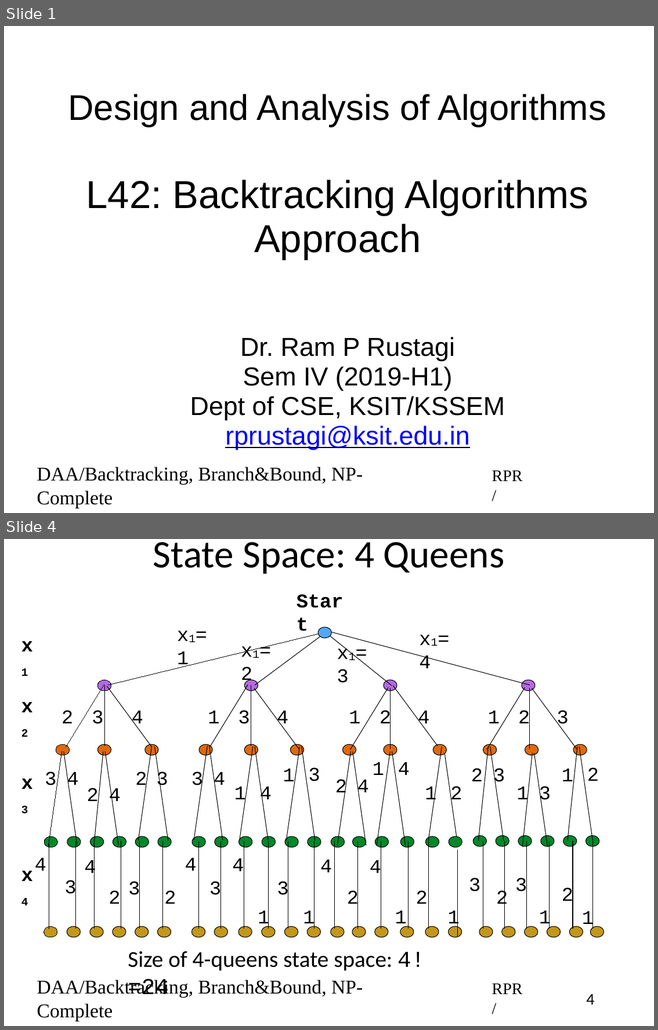
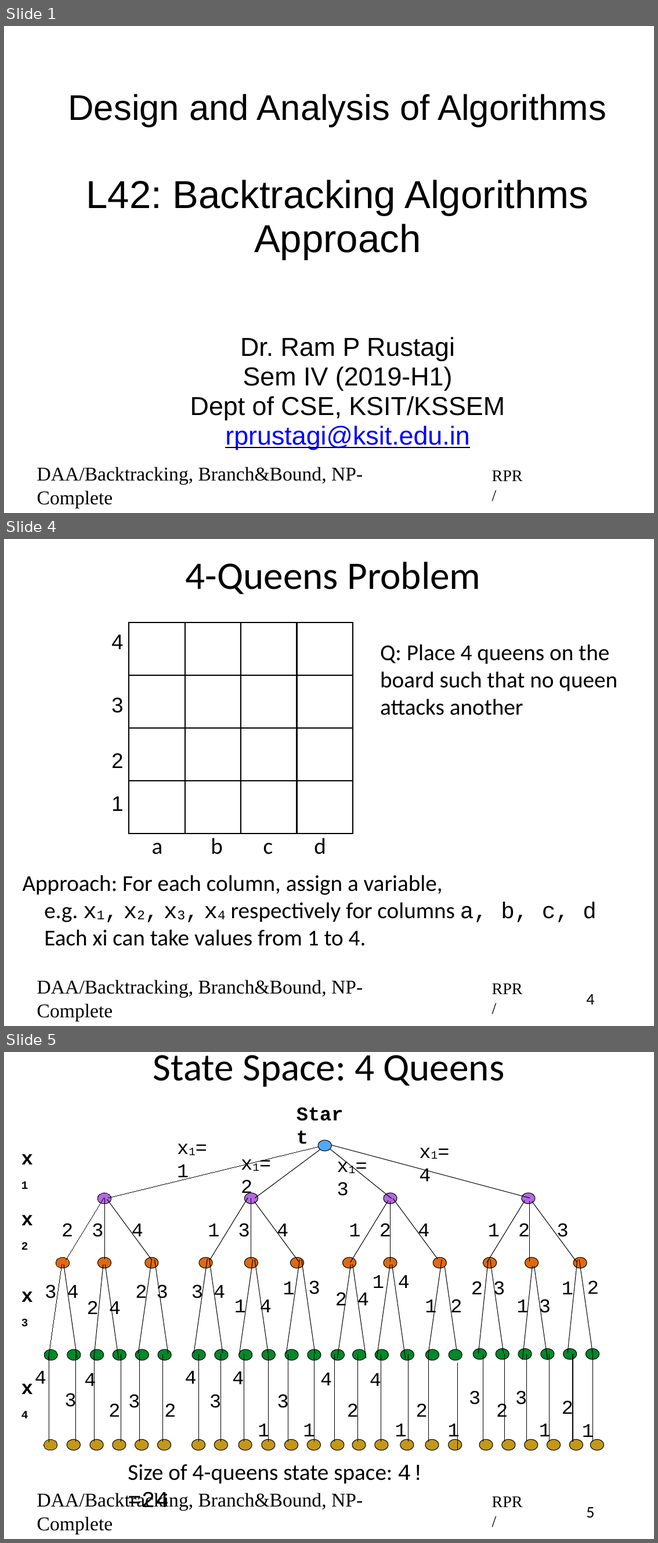
Before and after one commit to rprustagi/2019-17CS43-DAA, a slide deck: Slides-RPR/2019-H1-DAA-L42-BackTrack-approach-algo.pptx. Shown one above the other, each under a label of ours: slides 1 and 4 before the commit, slides 1, 4 and 5 after it; the slides between them are not shown. The pictures are 658x1030 and 658x1543 pixels, drawn with LibreOffice and Linux fonts; fonts in the diff are those of the drawing. Boxes give left, top, right and bottom in pixels: in the first picture for what was removed or moved away, otherwise in the second. Text is boxed around its words. In the diff, an @@ line names an element or a change of style, - is before the commit and + after.

```diff
--- a/Slides-RPR/2019-H1-DAA-L42-BackTrack-approach-algo.pptx
+++ b/Slides-RPR/2019-H1-DAA-L42-BackTrack-approach-algo.pptx
@@ slide 4 added at [4,539,654,1026], background #FFFFFF @@
@@ title added at [186,562,480,594], 48 pt, text #000000 @@
+4-Queens Problem
@@ table added at [129,623,354,835], 4 rows, 4 columns @@
+ |  |  | 
+ |  |  | 
+ |  |  | 
+ |  |  | 
@@ text added at [111,635,123,649], 26 pt, text #000000 @@
+4
@@ text added at [380,644,617,715], 28 pt, text #000000 @@
+Q: Place 4 queens on the board such that no queen attacks another
@@ text added at [111,697,123,713], 26 pt, text #000000 @@
+3
@@ text added at [111,753,123,768], 26 pt, text #000000 @@
+2
@@ text added at [111,797,123,811], 26 pt, text #000000 @@
+1
@@ text added at [152,843,163,855], 28 pt, text #000000 @@
+a
@@ text added at [210,838,223,855], 28 pt, text #000000 @@
+b
@@ text added at [263,843,273,855], 28 pt, text #000000 @@
+c
@@ text added at [314,838,326,855], 28 pt, text #000000 @@
+d
@@ text added at [23,875,596,946], 28 pt, text #000000 @@
+Approach: For each column, assign a variable,
+  e.g. x1, x2, x3, x4 respectively for columns a, b, c, d
+  Each xi can take values from 1 to 4.
@@ text added at [37,980,362,1021], 24 pt, text #000000 @@
+DAA/Backtracking, Branch&Bound, NP-Complete
@@ text added at [492,983,523,994], 20 pt, text #000000 @@
+RPR/
@@ page number added at [586,994,594,1005], 20 pt, text #000000 @@
+4
@@ what was slide 4 is now slide 5 @@
@@ page number at [586,1507,594,1518]: text changed @@
-4
+5
```
Also in this commit, not shown: 8 slides changed, 2 other files.
